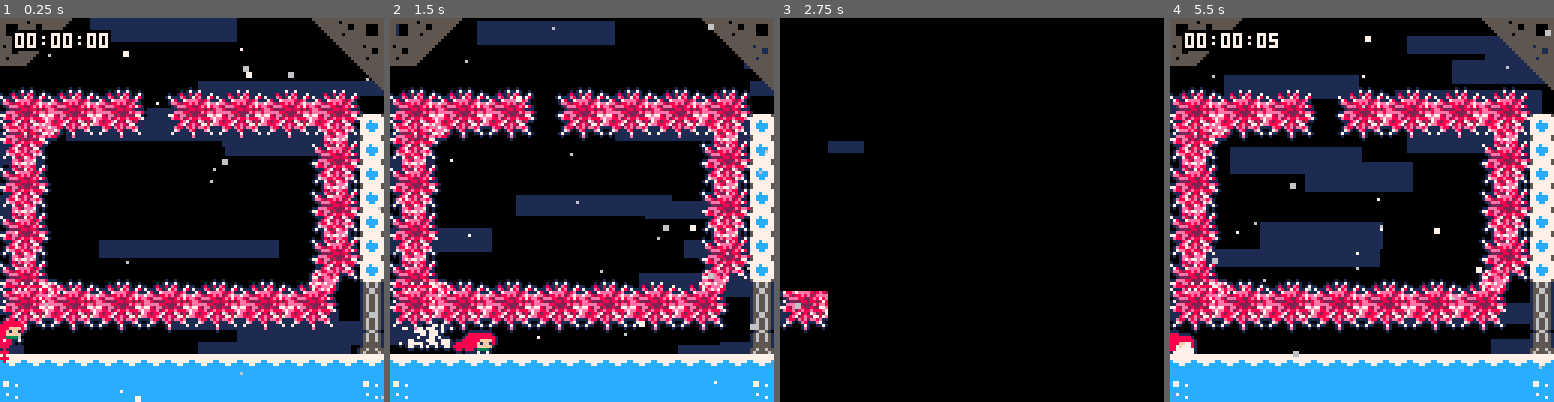
Above: before the commit, frames 1-4 (left to right).
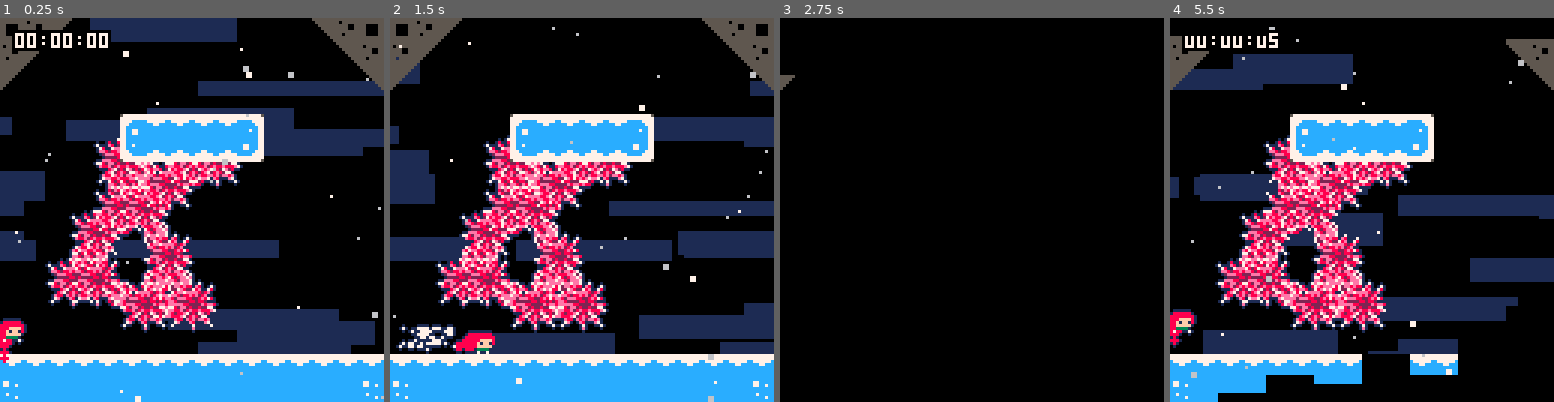
Above: after the commit, the same moments.

Repository: CelesteClassic/newleste.p8
Game: PICO-8 cartridge temple.p8
The game is run twice, just before and just after one commit, with the same random seed, the same clock (stepped at 60 frames per second) and the same inputs.
Inputs:
- Up to frame 1 (0.25 s): no input
- Up to frame 2 (1.5 s): tap X (X key) at 0.33, 1.07 s; tap O (Z key) at 0.7 s
- Up to frame 3 (2.75 s): hold Right 1.6-2.1 s; tap O (Z key) at 1.7, 2.1, 2.5 s; tap X (X key) at 1.85 s; hold Up 2.15-2.42 s; hold Right from 2.47 s (still down)
- Up to frame 4 (5.5 s): tap O (Z key) every 0.4 s from 2.9 to 5.3 s; tap X (X key) at 2.97, 4.08, 5.2 s; release Right at 3.03 s; hold Left 3.08-3.58 s; hold Down 3.63-3.97 s; hold Right 4.02-4.68 s; hold Up 4.73-5.03 s; hold Left from 5.08 s (still down)

The runs differ from the first frame. In frame 1, 42% of the frame differs, in the area x 0-100%, y 9-88%; in frame 2, 53%; in frame 3, 1.5%; in frame 4, 67%, in the area x 0-100%, y 0-100%.

Commit message:
slight token optimizations

Diff:
--- a/temple.p8
+++ b/temple.p8
@@ -1204,34 +1204,30 @@
   spinners={},
   connectors={},
   init=function()
-    spinner_controller.spinners={}
-    layer=0
+    spinner_controller.spinners,spinner_controller.connectors,layer={},{},0
   end,
   end_init=function()
     for i,s1 in ipairs(spinner_controller.spinners) do
       for j=1,i-1 do
         local s2=spinner_controller.spinners[j]
-        if(abs(s1.x-s2.x)<=16 and abs(s1.y-s2.y)<=16 and abs(s1.x-s2.x)+abs(s1.y-s2.y)<32) then
+        local dx,dy=abs(s1.x-s2.x),abs(s1.y-s2.y)
+        if dx<=16 and dy<=16 and dx+dy<32 then
           add(spinner_controller.connectors,vector((s1.x+s2.x)/2+4,(s1.y+s2.y)/2+4))
         end
       end
     end
   end,
   update=function()
-    local p
     foreach(objects,function(o)
       if o.type==player then
-        p=o
+        for s in all(spinner_controller.spinners) do
+          if s.objcollide(o,0,0) then
+            kill_player(o)
+            break
+          end
+        end
       end
     end)
-    if p then
-      for s in all(spinner_controller.spinners) do
-        if s.objcollide(p,0,0) then
-          kill_player(p)
-          break
-        end
-      end
-    end
   end,
   draw=function()
     foreach(spinner_controller.connectors,function(c)
@@ -1247,10 +1243,10 @@
 }
 spinner={
   init=function(_ENV)
-    if sprite==77 or sprite==93 then
+    if sprite%2==1 then
       x-=8
     end
-    if sprite==92 or sprite==93 then
+    if sprite>=92 then
       y-=8
     end
     hitbox=rectangle(2,2,12,12)
@@ -2051,16 +2047,16 @@
 __map__
 2b3b29000000000000000000002a3b2b00000000000000000000000000000000000000000000000000000000000000000000000000000000000000000000000000000000000000000000000000000000000000000000000000000000000000000000000000000000000000000000000000000000000000000000000000000000
 3b290000000000000000000000002a3b00000000000000000000000000000000000000000000000000000000000000000000000000000000000000000000000000000000000000000000000000000000000000000000000000000000000000000000000000000000000000000000000000000000000000000000000000000000
-0000000000000000000000000000002a00000000000000000000000000000000000000000000000000000000000000000000000000000000000000000000000000000000000000000000000000000000000000000000000000000000000000000000000000000000000000000000000000000000000000000000000000000000
-004d004d004d004c004c004c004c000000000000000000000000000000000000000000000000000000000000000000000000000000000000000000000000000000000000000000000000000000000000000000000000000000000000000000000000000000000000000000000000000000000000000000000000000000000000
-4c00000000000000000000000000002000000000000000000000000000000000000000000000000000000000000000000000000000000000000000000000000000000000000000000000000000000000000000000000000000000000000000000000000000000000000000000000000000000000000000000000000000000000
-000000000000000000000000004c002000000000000000000000000000000000000000000000000000000000000000000000000000000000000000000000000000000000000000000000000000000000000000000000000000000000000000000000000000000000000000000000000000000000000000000000000000000000
-4c00000000000000000000000000002000000000000000000000000000000000000000000000000000000000000000000000000000000000000000000000000000000000000000000000000000000000000000000000000000000000000000000000000000000000000000000000000000000000000000000000000000000000
-000000000000000000000000004c002000000000000000000000000000000000000000000000000000000000000000000000000000000000000000000000000000000000000000000000000000000000000000000000000000000000000000000000000000000000000000000000000000000000000000000000000000000000
-4c00000000000000000000000000002000000000000000000000000000000000000000000000000000000000000000000000000000000000000000000000000000000000000000000000000000000000000000000000000000000000000000000000000000000000000000000000000000000000000000000000000000000000
-000000000000000000000000004c002000000000000000000000000000000000000000000000000000000000000000000000000000000000000000000000000000000000000000000000000000000000000000000000000000000000000000000000000000000000000000000000000000000000000000000000000000000000
-4c000000000000000000000000000020000000000a0000000000000000000000000000000000000000000000000000000000000000000000000000000000000000000000000000000000000000000000000000000000000000000000000000000000000000000000000000000000000000000000000000000000000000000000
-004d004d004d004d004d004d004d005200000000000000000000000000000000000000000000000000000000000000000000000000000000000000000000000000000000000000000000000000000000000000000000000000000000000000000000000000000000000000000000000000000000000000000000000000000000
+2900000000000000000000000000002a00000000000000000000000000000000000000000000000000000000000000000000000000000000000000000000000000000000000000000000000000000000000000000000000000000000000000000000000000000000000000000000000000000000000000000000000000000000
+0000000000000000000000000000000000000000000000000000000000000000000000000000000000000000000000000000000000000000000000000000000000000000000000000000000000000000000000000000000000000000000000000000000000000000000000000000000000000000000000000000000000000000
+0000000000212222222223000000000000000000000000000000000000000000000000000000000000000000000000000000000000000000000000000000000000000000000000000000000000000000000000000000000000000000000000000000000000000000000000000000000000000000000000000000000000000000
+000000004c313232323233000000000000000000000000000000000000000000000000000000000000000000000000000000000000000000000000000000000000000000000000000000000000000000000000000000000000000000000000000000000000000000000000000000000000000000000000000000000000000000
+000000000000004d5d5d00000000000000000000000000000000000000000000000000000000000000000000000000000000000000000000000000000000000000000000000000000000000000000000000000000000000000000000000000000000000000000000000000000000000000000000000000000000000000000000
+000000004c004d00000000000000000000000000000000000000000000000000000000000000000000000000000000000000000000000000000000000000000000000000000000000000000000000000000000000000000000000000000000000000000000000000000000000000000000000000000000000000000000000000
+0000004c00000000000000000000000000000000000000000000000000000000000000000000000000000000000000000000000000000000000000000000000000000000000000000000000000000000000000000000000000000000000000000000000000000000000000000000000000000000000000000000000000000000
+0000000000004c00000000000000000000000000000000000000000000000000000000000000000000000000000000000000000000000000000000000000000000000000000000000000000000000000000000000000000000000000000000000000000000000000000000000000000000000000000000000000000000000000
+00004c004d0000000000000000000000000000000a0000000000000000000000000000000000000000000000000000000000000000000000000000000000000000000000000000000000000000000000000000000000000000000000000000000000000000000000000000000000000000000000000000000000000000000000
+00000000004c004c000000000000000000000000000000000000000000000000000000000000000000000000000000000000000000000000000000000000000000000000000000000000000000000000000000000000000000000000000000000000000000000000000000000000000000000000000000000000000000000000
 0000000000000000000000000000000000000000000000000000000000000000000000000000000000000000000000000000000000000000000000000000000000000000000000000000000000000000000000000000000000000000000000000000000000000000000000000000000000000000000000000000000000000000
 0100000000000000000000000000000001000000000000000000000000000000000000000000000000000000000000000000000000000000000000000000000000000000000000000000000000000000000000000000000000000000000000000000000000000000000000000000000000000000000000000000000000000000
 2222222222222222222222222222222223000000000000000000000000000000000000000000000000000000000000000000000000000000000000000000000000000000000000000000000000000000000000000000000000000000000000000000000000000000000000000000000000000000000000000000000000000000
